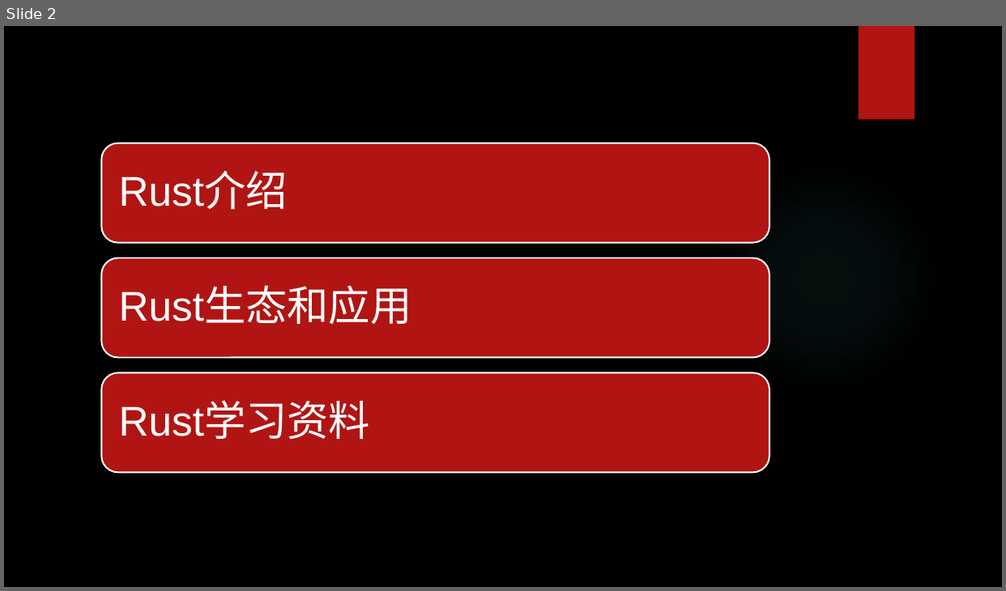
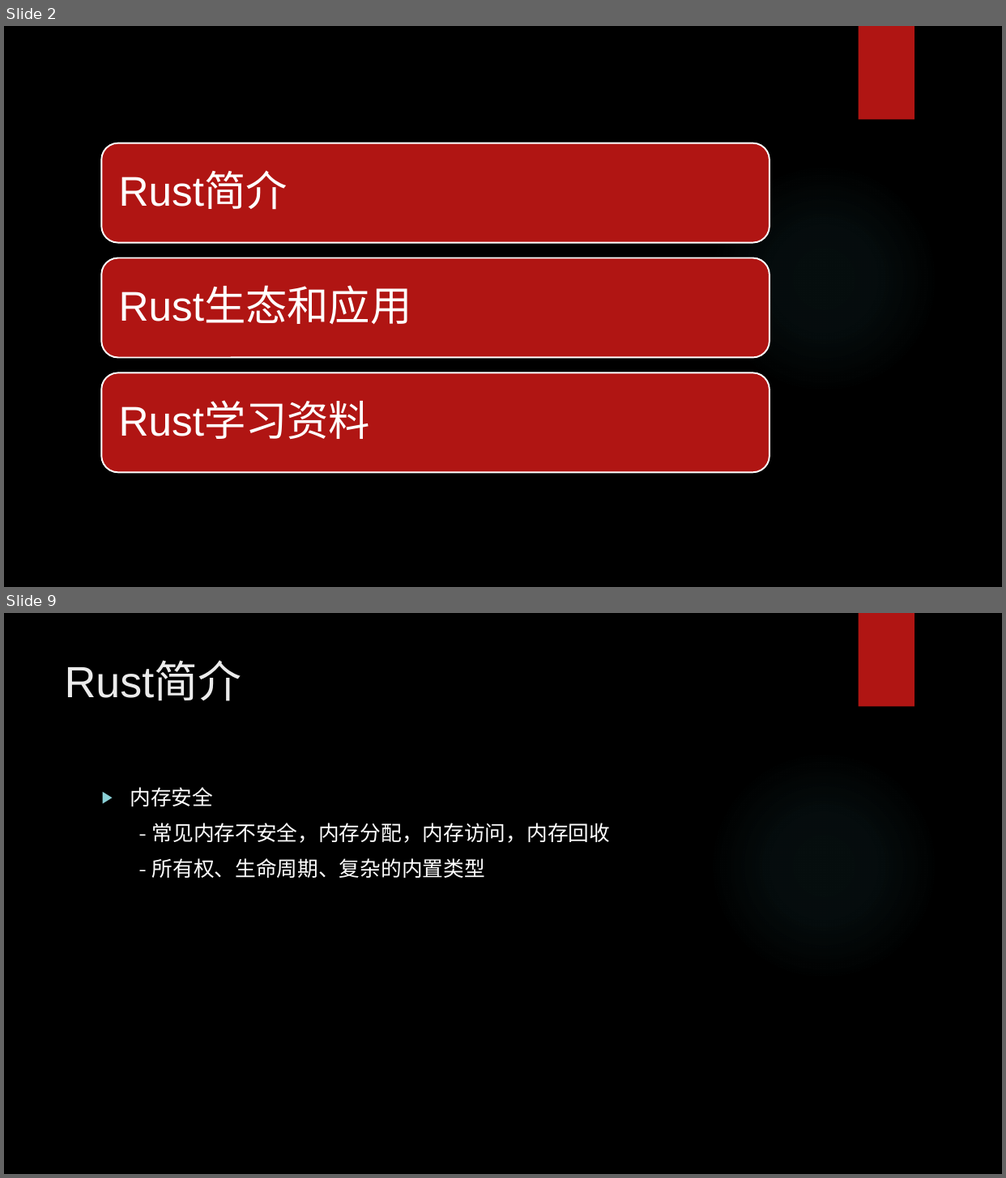
Before and after one commit to hengli-coder/rust_learning, a slide deck: Rust调研.pptx. Shown one above the other, each under a label of ours: slide 2 before the commit, slides 2 and 9 after it; the slides between them are not shown. The pictures are 1006x591 and 1006x1178 pixels, drawn with LibreOffice and Linux fonts; fonts in the diff are those of the drawing; background and template pictures are left out. Boxes give left, top, right and bottom in pixels: in the first picture for what was removed or moved away, otherwise in the second. Text is boxed around its words. In the diff, an @@ line names an element or a change of style, - is before the commit and + after.

```diff
--- a/Rust调研.pptx
+++ b/Rust调研.pptx
@@ slide 9 added at [4, 613, 1002, 1174], background picture (left out); not listed: 2 template elements that a slide beside it also shows @@
@@ title added at [65, 663, 242, 701], 42 pt, text #EBEBEB @@
+Rust简介
@@ text added at [130, 787, 611, 878], 20 pt, text #FFFFFF @@
+▶ 内存安全
+- 常见内存不安全，内存分配，内存访问，内存回收
+- 所有权、生命周期、复杂的内置类型
@@ slide 2 changed as well @@
@@ text at [119, 173, 288, 210]: text changed @@
-Rust介绍
+Rust简介
```
Also in this commit, not shown: 1 other slide changed, 11 other slides added, 1 slide removed.
